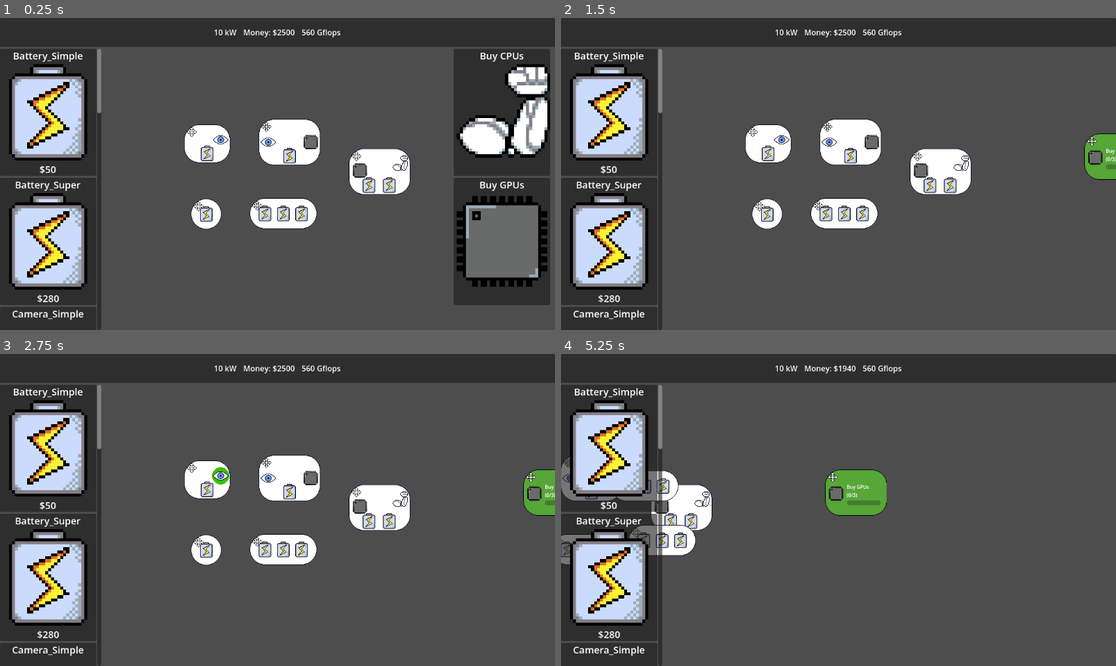
Above: before the commit, frames 1-4 (two rows, left to right).
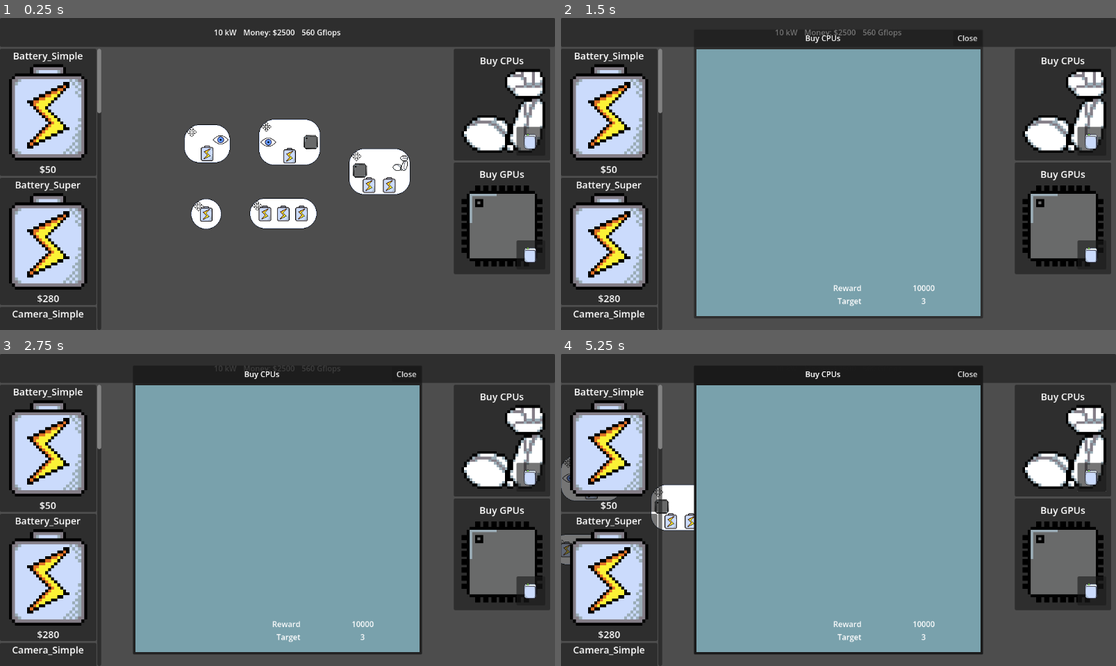
Above: after the commit, the same moments.

Repository: ARCsweden/GameJam2026SpringB
Game: Godot game, scene res://Scenes/Game/Game.tscn
The game is run twice, just before and just after one commit, with the same random seed, the same clock (stepped at 60 frames per second) and the same inputs. The engine's default icon, where the game draws it, is replaced by a stand-in: a white triangle on a blue panel in a dark square.
Inputs (mouse positions are in pixels of both pictures, inside the frame that each line leads up to):
- Up to frame 1 (0.25 s): no input
- Up to frame 2 (1.5 s): click (1093, 142) at 0.52 s; click (1093, 142) at 1.27 s
- Up to frame 3 (2.75 s): tap Enter at 2 s; drag from (205, 550) to (222, 475) at 2.02 s
- Up to frame 4 (5.25 s): tap Space at 2.75, 5 s; drag from (760, 541) to (783, 475) at 2.77 s; tap Enter at 3.5 s; move the mouse to (827, 550) at 3.52 s; hold Right (pan_right) 3.53-4.25 s; click (827, 550) at 3.67 s; drag from (588, 550) to (616, 478) at 4.27 s; drag from (605, 550) to (699, 500) at 5.02 s

The runs differ from the first frame. In frame 1, 6.4% of the frame differs, in the area x 81-100%, y 11-92%; in frame 2, 58%; in frame 3, 58%; in frame 4, 59%, in the area x 9-100%, y 3-97%.

Commit message:
Popup added to goal store

Diff:
--- a/Scenes/Game/GUI.tscn
+++ b/Scenes/Game/GUI.tscn
@@ -1,5 +1,6 @@
 [gd_scene format=3 uid="uid://c07fpo7nlye7n"]
 
+[ext_resource type="Script" uid="uid://b7okeegesjtks" path="res://Scenes/Game/gui.gd" id="1_07wxn"]
 [ext_resource type="PackedScene" uid="uid://dovg0n42rqrcv" path="res://Scenes/UI/sidebars.tscn" id="1_d2po1"]
 [ext_resource type="PackedScene" uid="uid://36wi4tl0cghm" path="res://Scenes/UI/top_bar_panel.tscn" id="2_px1ag"]
 
@@ -10,6 +11,7 @@
 anchor_bottom = 1.0
 grow_horizontal = 2
 grow_vertical = 2
+script = ExtResource("1_07wxn")
 metadata/_edit_group_ = true
 
 [node name="Main" type="VBoxContainer" parent="." unique_id=1360401153]
--- a/Scenes/Game/GoalStoreItemUI.gd
+++ b/Scenes/Game/GoalStoreItemUI.gd
@@ -1,12 +1,15 @@
 extends PanelContainer # Or Button, depending on your setup
 class_name GoalStoreItemUI
 
-var my_goal: GoalData
+var my_goal: GoalData = null
+
+@onready var textureRect = %Texture
+@onready var nameLabel = %Name
 
 func setup(goal: GoalData) -> void:
 	my_goal = goal
-	$VBoxContainer/TextureRect.texture = goal.icon
-	$VBoxContainer/Label2.text = goal.description
+	textureRect.texture = goal.icon
+	nameLabel.text = goal.description
 
 func _gui_input(event: InputEvent) -> void:
 	if event is InputEventMouseButton and event.button_index == MOUSE_BUTTON_LEFT:
@@ -18,3 +21,8 @@
 			queue_free()
 
 			accept_event()
+
+
+func _on_story_button_pressed() -> void:
+	if my_goal:
+		SignalBus.show_goal_story.emit(my_goal)
--- a/Scenes/Game/goal_store_item_ui.tscn
+++ b/Scenes/Game/goal_store_item_ui.tscn
@@ -1,11 +1,10 @@
 [gd_scene format=3 uid="uid://c8q18rwxj14nt"]
 
 [ext_resource type="Script" uid="uid://cp8o73rkv1t6v" path="res://Scenes/Game/GoalStoreItemUI.gd" id="1_ml7nu"]
+[ext_resource type="Texture2D" uid="uid://dl4e8na64nkak" path="res://Assets/Art/mcu.png" id="2_da1ho"]
+[ext_resource type="Texture2D" uid="uid://cj1er6fry4wiq" path="res://Assets/Art/story.png" id="3_ua2sd"]
 
 [sub_resource type="LabelSettings" id="LabelSettings_ps5tp"]
-font_size = 20
-
-[sub_resource type="LabelSettings" id="LabelSettings_um6xf"]
 font_size = 20
 
 [node name="GoalStoreItemUI" type="PanelContainer" unique_id=1783544407]
@@ -14,23 +13,38 @@
 offset_bottom = 40.0
 script = ExtResource("1_ml7nu")
 
-[node name="VBoxContainer" type="VBoxContainer" parent="." unique_id=1510626441]
+[node name="MarginContainer" type="MarginContainer" parent="." unique_id=1612524994]
+layout_mode = 2
+theme_override_constants/margin_left = 10
+theme_override_constants/margin_top = 10
+theme_override_constants/margin_right = 10
+theme_override_constants/margin_bottom = 10
+
+[node name="VBoxContainer" type="VBoxContainer" parent="MarginContainer" unique_id=1510626441]
 layout_mode = 2
 
-[node name="Label2" type="Label" parent="VBoxContainer" unique_id=237646383]
+[node name="Name" type="Label" parent="MarginContainer/VBoxContainer" unique_id=237646383]
+unique_name_in_owner = true
 layout_mode = 2
 size_flags_horizontal = 4
 size_flags_vertical = 0
 label_settings = SubResource("LabelSettings_ps5tp")
 
-[node name="TextureRect" type="TextureRect" parent="VBoxContainer" unique_id=173939847]
+[node name="Texture" type="TextureRect" parent="MarginContainer/VBoxContainer" unique_id=173939847]
+unique_name_in_owner = true
 layout_mode = 2
 size_flags_vertical = 3
+texture = ExtResource("2_da1ho")
 expand_mode = 5
 
-[node name="Label" type="Label" parent="VBoxContainer" unique_id=646510233]
+[node name="StoryButton" type="Button" parent="MarginContainer" unique_id=1845789694]
+unique_name_in_owner = true
+clip_contents = true
+custom_minimum_size = Vector2(60, 60)
 layout_mode = 2
-size_flags_horizontal = 4
+size_flags_horizontal = 8
 size_flags_vertical = 8
-label_settings = SubResource("LabelSettings_um6xf")
-horizontal_alignment = 1
+icon = ExtResource("3_ua2sd")
+icon_alignment = 1
+
+[connection signal="pressed" from="MarginContainer/StoryButton" to="." method="_on_story_button_pressed"]
--- /dev/null
+++ b/Scenes/Game/gui.gd
@@ -0,0 +1,14 @@
+extends Control
+
+@onready var popup_scene : PackedScene = preload("res://Scenes/UI/mission_story_popup.tscn")
+
+# Called when the node enters the scene tree for the first time.
+func _ready() -> void:
+	SignalBus.show_goal_story.connect(_on_show_goal_story)
+
+
+func _on_show_goal_story(goal: GoalData) -> void:
+	if goal:
+		var popup = popup_scene.instantiate()
+		add_child(popup)
+		popup.set_goal(goal)
--- a/Scenes/UI/mission_story_popup.gd
+++ b/Scenes/UI/mission_story_popup.gd
@@ -18,5 +18,10 @@
 	target.text = str(goal.target_value)
 
 
+func _unhandled_input(_event: InputEvent) -> void:
+	if Input.is_action_just_pressed("cancel"):
+		queue_free()
+
+
 func _on_exit_button_pressed() -> void:
 	queue_free()
--- a/Scripts/SignalBus.gd
+++ b/Scripts/SignalBus.gd
@@ -10,6 +10,8 @@
 signal node_entered(slot: SchematicsNode)
 signal node_exited(slot: SchematicsNode)
 
+signal show_goal_story(goal: GoalData)
+
 signal connection_removed(conn: Connection)
 signal spawn_goal_done_effect(pos: Vector2)
 signal update_slot_flow(start_slot: NodeSlot, end_slot: NodeSlot)
--- a/project.godot
+++ b/project.godot
@@ -64,6 +64,11 @@
 "events": [Object(InputEventKey,"resource_local_to_scene":false,"resource_name":"","device":-1,"window_id":0,"alt_press …(195 unchanged characters)…
 ]
 }
+cancel={
+"deadzone": 0.2,
+"events": [Object(InputEventKey,"resource_local_to_scene":false,"resource_name":"","device":-1,"window_id":0,"alt_pressed":false,"shift_pressed":false,"ctrl_pressed":false,"meta_pressed":false,"pressed":false,"keycode":0,"physical_keycode":4194305,"key_label":0,"unicode":0,"location":0,"echo":false,"script":null)
+]
+}
 
 [physics]
 
Binary file added: Assets/Art/help.png
Not shown, added: Assets/Art/help.png.import
Binary file added: Assets/Art/story.png
Not shown, added: Assets/Art/story.png.import
Not shown, added: Scenes/Game/gui.gd.uid
